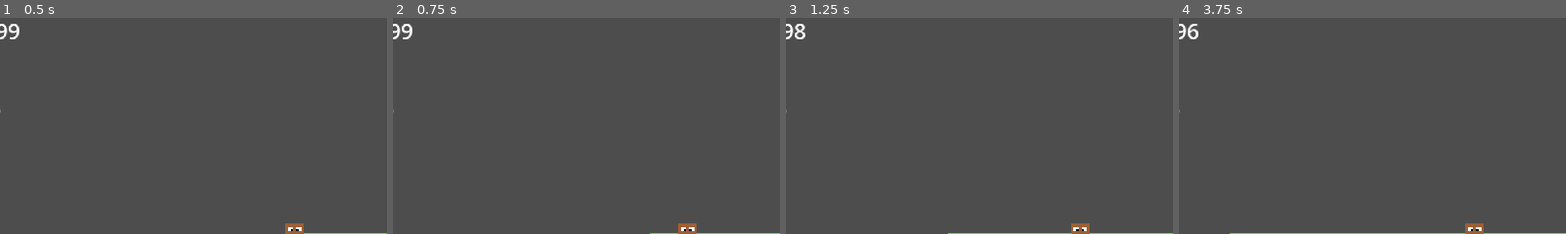
Above: before the commit, frames 1-4 (left to right).
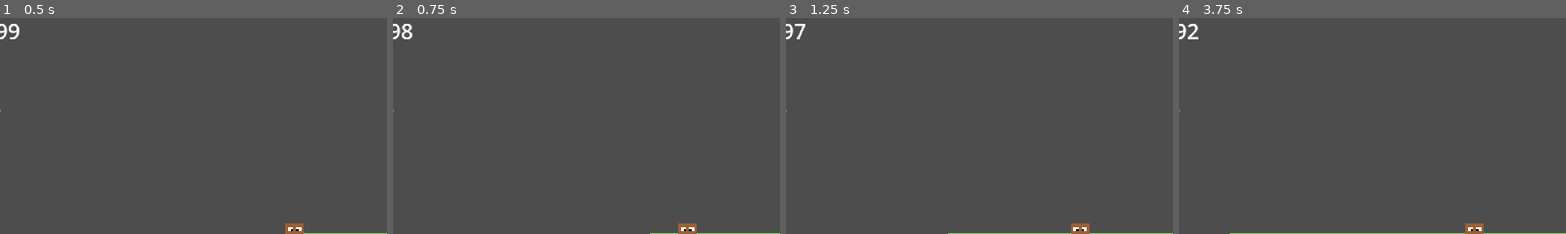
Above: after the commit, the same moments.

Repository: amandodaw/ProtoSim
Game: Godot game, scene res://scenes/world.tscn
Same seed, same stepped clock (60 frames per second), same inputs: the game is played once before the commit and once after it.
Inputs:
- Up to frame 1 (0.5 s): no input
- Up to frame 2 (0.75 s): tap Enter at 0.5 s; hold D (move_right) from 0.53 s (still down); hold R (eat) from 0.53 s (still down)
- Up to frame 3 (1.25 s): keep holding D (move_right); keep holding R (eat); tap E (pick) at 0.8 s
- Up to frame 4 (3.75 s): release D (move_right) at 1.28 s; release R (eat) at 1.28 s; hold S (move_down) 1.28-2.03 s; tap E (pick) at 1.35, 2.3, 2.85 s; tap R (eat) at 1.55, 3.05 s; hold D (move_right) 2.03-2.78 s; hold R (eat) 2.03-2.78 s; hold W (move_up) 2.78-3.53 s; hold A (move_left) from 3.53 s (still down); hold R (eat) from 3.53 s (still down)
The pictures show only the part of the screen within x 12-62%, y 0-50%; the shares and areas given below are measured in that part.

Frame 1 is identical in both runs. In frame 2, 0.1% of the frame differs, in the area x 2-6%, y 2-10%; in frame 3, 0.1%; in frame 4, 0.2%.

Commit message:
Mejorado sistema ECS. Añadido FoodSpawnSystem y corregida cierta logica de los sistemas. Añadido diccionario de celdas de comida en world

Diff:
--- a/scripts/canvas_layer.gd
+++ b/scripts/canvas_layer.gd
@@ -9,6 +9,6 @@
 func _process(delta):
 	if player_id==null:
 		return
-	hunger_label.text = "Hunger: " + str(int(world.get_component(player_id, HungerComponent).hunger))
+	hunger_label.text = "Hunger: " + str(int(world.get_component(player_id, HungerComponent).value))
 	food_label.text = "Food: " + str(int(world.get_component(player_id, InventoryComponent).food))
 	health_label.text = "Health: " + str(world.get_component(player_id, HealthComponent).health)
--- a/scripts/components/hunger_component.gd
+++ b/scripts/components/hunger_component.gd
@@ -1,5 +1,5 @@
 class_name HungerComponent
 
-var hunger : float = 100.0
+var value : float = 100.0
 var max_hunger : float = 100.0
-var rate : float = 1.0
+var rate : float = 2.0
--- /dev/null
+++ b/scripts/components/plant_grow_component.gd
@@ -0,0 +1 @@
+class_name PlantGrowComponent
--- a/scripts/human.gd
+++ /dev/null
@@ -1,10 +0,0 @@
-extends CharacterBody2D
-
-var id : int
-var world
-
-func _process(delta: float):
-	velocity = data.desired_position
-	data.position = position
-	data.global_position = global_position
-	move_and_slide()
--- a/scripts/systems/action_system.gd
+++ b/scripts/systems/action_system.gd
@@ -2,20 +2,34 @@
 
 func update(world:World, delta):
 	for entity in world.query([IntentComponent]):
-		if world.get_component(entity, IntentComponent).pick:
+		var intent = world.get_component(entity, IntentComponent)
+		if intent.pick:
 			pick_food(world, entity)
-		if world.get_component(entity, IntentComponent).eat:
+			intent.pick = false
+		if intent.eat:
 			eat_food(world, entity)
+			intent.eat = false
 
 
+func pick_food(world: World, entity: int):
 
-func pick_food(world : World, entity : int):
-	if world.food_tiles.get_cell_source_id(world.food_tiles.local_to_map(world.get_component(entity, PositionComponent).value))!= -1:
-		world.food_tiles.erase_cell(world.food_tiles.local_to_map(world.get_component(entity, PositionComponent).value))
-		world.get_component(entity, InventoryComponent).food += 1
-		print("food picked")
+	var pos = world.get_component(entity, PositionComponent).value
+	var cell = world.food_tiles.local_to_map(pos)
+
+	if not world.cell_to_entity.has(cell):
+		return
+
+	var plant_id = world.cell_to_entity[cell]
+
+	world.food_tiles.erase_cell(cell)
+	world.cell_to_entity.erase(cell)
+	world.destroy_entity(plant_id)
+
+	world.get_component(entity, InventoryComponent).food += 1
 
 func eat_food(world: World, entity : int):
-	if world.get_component(entity, InventoryComponent).food >0 && world.get_component(entity, HungerComponent).hunger < 150:
-		world.get_component(entity, InventoryComponent).food -= 1
-		world.get_component(entity, HungerComponent).hunger += 50
+	var inventory = world.get_component(entity, InventoryComponent)
+	var hunger = world.get_component(entity, HungerComponent)
+	if inventory.food >0 && hunger.value < 150:
+		inventory.food -= 1
+		hunger.value += 50
--- a/scripts/systems/hunger_system.gd
+++ b/scripts/systems/hunger_system.gd
@@ -2,7 +2,8 @@
 
 func update(world : World, delta):
 	for entity in world.query([HungerComponent]):
-		world.get_component(entity, HungerComponent).hunger -= world.get_component(entity, HungerComponent).rate*delta
-		if world.get_component(entity, HungerComponent).hunger <= 0:
-			world.get_component(entity, HungerComponent).hunger = world.get_component(entity, HungerComponent).max_hunger
+		var hunger = world.get_component(entity, HungerComponent)
+		hunger.value -= hunger.rate*delta
+		if hunger.value <= 0:
+			hunger.value = hunger.max_hunger
 			world.get_component(entity, HealthComponent).health -= 1
--- a/scripts/systems/input_system.gd
+++ b/scripts/systems/input_system.gd
@@ -3,8 +3,8 @@
 func update(world : World, delta):
 	for entity in world.query([InputComponent]):
 		world.get_component(entity, MovementComponent).move = get_direction()
-		world.get_component(entity, IntentComponent).pick = Input.is_action_pressed("pick")
-		world.get_component(entity, IntentComponent).eat = Input.is_action_pressed("eat")
+		world.get_component(entity, IntentComponent).pick = Input.is_action_just_pressed("pick")
+		world.get_component(entity, IntentComponent).eat = Input.is_action_just_pressed("eat")
 
 func get_direction() -> Vector2i :
 	var dir := Vector2i.ZERO
--- /dev/null
+++ b/scripts/systems/plant_grow_system.gd
@@ -0,0 +1,17 @@
+class_name  PlantGrowSystem
+var spawn_timer : float = 0.0
+var spawn_interval : float = 7.0
+var food_tile : Vector2i = Vector2i(5, 2)
+
+func update(world : World, delta):
+	spawn_timer += delta
+	if spawn_timer >= spawn_interval:
+		spawn_timer = 0.0
+		spawn_food_random(world)
+
+func spawn_food_random(world : World):
+	var cells = world.map_tiles.get_used_cells()
+	if cells.is_empty():
+		return
+	var cell = cells.pick_random()
+	world.spawn_plant(cell, food_tile)
--- a/scripts/world.gd
+++ b/scripts/world.gd
@@ -3,7 +3,6 @@
 
 var player_scene : PackedScene = load("res://scenes/player.tscn")
 #var food_scene : PackedScene = load("res://scenes/food.tscn")
-var food_tile : Vector2i = Vector2i(5, 2)
 @onready var map_tiles = $Tilemaps/GroundLayer
 @onready var food_tiles = $Tilemaps/FoodLayer
 @onready var ui = $CanvasLayer
@@ -38,6 +37,14 @@
 
 func has_component(entity: int, type) -> bool:
 	return components.has(type) and components[type].has(entity)
+
+func remove_component(entity: int, type) -> void:
+	if components.has(type):
+		components[type].erase(entity)
+
+func destroy_entity(entity: int) -> void:
+	for type in components.keys():
+		components[type].erase(entity)
 
 # =========================================================
 # QUERY
@@ -85,12 +92,16 @@
 	#ui.player_data = player_data
 	var input_system := InputSystem.new()
 	var hunger_system := HungerSystem.new()
+	var plant_grow_system := PlantGrowSystem.new()
 	var action_system := ActionSystem.new()
 	var physics_system := PhysicsSystem.new()
+
 	register_system(input_system)
 	register_system(hunger_system)
+	register_system(plant_grow_system)
 	register_system(action_system)
 	register_system(physics_system)
+
 
 	var player_id = create_entity()
 	ui.player_id = player_id
@@ -112,45 +123,20 @@
 # =========================
 # LOOP PRINCIPAL ECS
 # =========================
-func _process(delta):
-	time_acumulator(delta)
-
 func _physics_process(delta: float) -> void:
 	for system in systems:
 		system.update(self, delta)
 
 var player
-
-# =========================
-# TIMER
-# =========================
-@export var tick_duration := 1.0   # 1 tick = 1 segundo
-var accumulator := 0.0
-var food_tick_counter := 0
-const FOOD_INTERVAL := 5
-
-
-func time_acumulator(delta):
-	accumulator += delta
-	while accumulator >= tick_duration:
-		simulation_tick()
-		accumulator -= tick_duration
-
-func simulation_tick():
-
-	food_tick_counter += 1
-
-	if food_tick_counter >= FOOD_INTERVAL:
-		spawn_food_random()
-		food_tick_counter = 0
-	#hunger_system.update(player_data)
-
-
-func spawn_food_random():
-
-	var cells = map_tiles.get_used_cells()
-	if cells.is_empty():
+var cell_to_entity : Dictionary = {}
+func spawn_plant(cell, plant_tile):
+	if cell_to_entity.has(cell):
 		return
-	var cell = cells.pick_random()
-	food_tiles.set_cell(cell, 0, food_tile)
+	food_tiles.set_cell(cell, 0, plant_tile)
+	var plant_id = create_entity()
+	add(plant_id, PlantGrowComponent.new())
+	var plant_pos = PositionComponent.new()
+	plant_pos.value = food_tiles.map_to_local(cell)
+	add(plant_id, plant_pos)
+	cell_to_entity[cell] = plant_id
 	print("food spawned at ", cell)
Not shown, added: scripts/components/plant_grow_component.gd.uid
Not shown, removed: scripts/human.gd.uid
Not shown, added: scripts/systems/plant_grow_system.gd.uid
Empty file removed: scripts/tile_map_layer.gd
Not shown, removed: scripts/tile_map_layer.gd.uid
